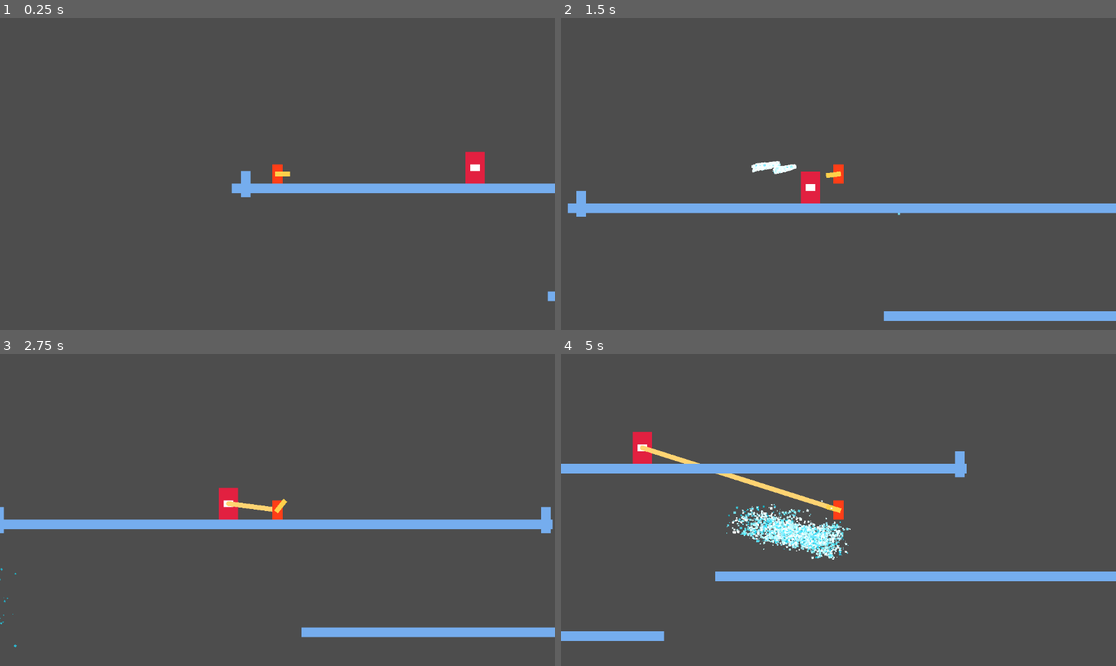
Above: before the commit, frames 1-4 (two rows, left to right).
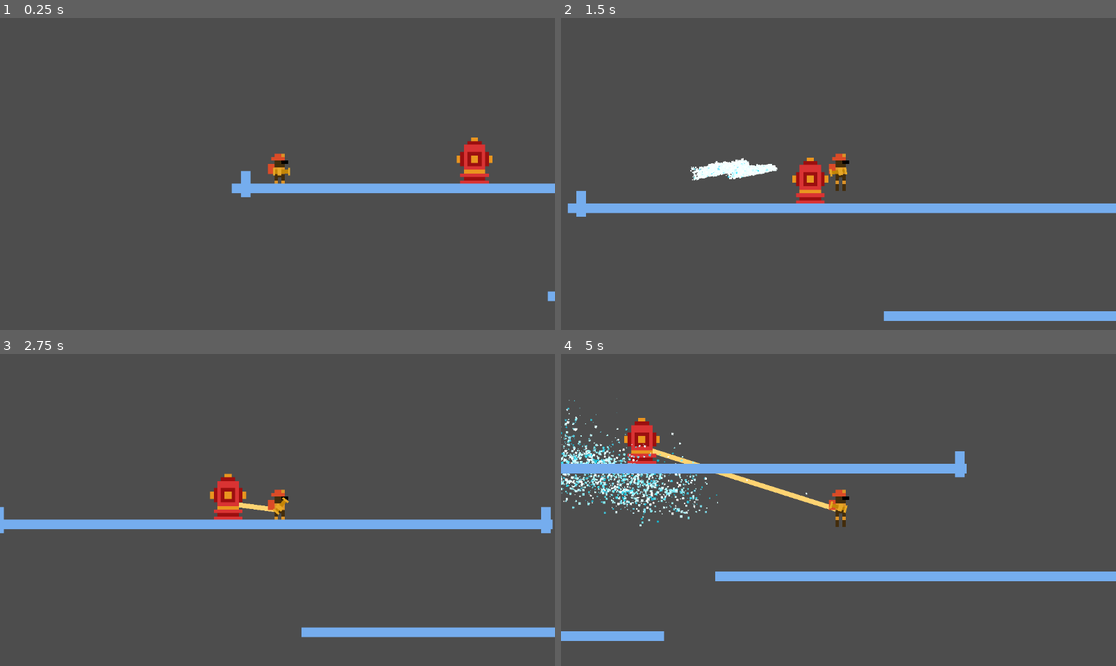
Above: after the commit, the same moments.

Repository: Samanagos/firefighting-game
Game: Godot game, scene res://scenes/Main.tscn
The game is run twice, just before and just after one commit, with the same random seed, the same clock (stepped at 60 frames per second) and the same inputs.
Inputs (mouse positions are in pixels of both pictures, inside the frame that each line leads up to):
- Up to frame 1 (0.25 s): no input
- Up to frame 2 (1.5 s): tap Enter at 0.5 s; move the mouse to (960, 158) at 0.52 s; hold D (move_right) 0.53-1.28 s; tap E (interact) at 0.6 s; tap Space (move_jump) at 0.77 s; move the mouse to (727, 189) at 1.27 s; hold A (move_left) from 1.28 s (still down); click (727, 189) at 1.35 s
- Up to frame 3 (2.75 s): tap Space (move_jump) at 1.52 s; move the mouse to (333, 441) at 2.02 s; release A (move_left) at 2.03 s; hold D (move_right) from 2.03 s (still down); tap E (interact) at 2.1 s
- Up to frame 4 (5 s): move the mouse to (810, 572) at 2.77 s; click (810, 572) at 2.85 s; tap Space (move_jump) at 3.02, 3.77, 4.52 s; move the mouse to (1005, 556) at 3.52 s; release D (move_right) at 3.53 s; hold A (move_left) from 3.53 s (still down); tap E (interact) at 3.6 s; move the mouse to (672, 463) at 4.27 s; click (672, 463) at 4.35 s

The runs differ from the first frame. In frame 1, 0.8% of the frame differs, in the area x 48-89%, y 38-54%; in frame 2, 1.5%; in frame 3, 0.8%; in frame 4, 4.3%, in the area x 0-53%, y 14-66%.

Commit message:
Added sprites

Diff:
--- a/project.godot
+++ b/project.godot
@@ -75,5 +75,6 @@
 
 [rendering]
 
+textures/canvas_textures/default_texture_filter=0
 renderer/rendering_method="gl_compatibility"
 renderer/rendering_method.mobile="gl_compatibility"
--- a/scenes/Main.tscn
+++ b/scenes/Main.tscn
@@ -1,7 +1,8 @@
-[gd_scene load_steps=4 format=3 uid="uid://b5mtvc6m481b2"]
+[gd_scene load_steps=5 format=3 uid="uid://b5mtvc6m481b2"]
 
 [ext_resource type="PackedScene" uid="uid://7segohc0sfkl" path="res://scenes/player.tscn" id="1_7s12c"]
 [ext_resource type="PackedScene" uid="uid://bwt5qex4ltk7a" path="res://scenes/platform.tscn" id="2_xnqmj"]
+[ext_resource type="Texture2D" uid="uid://4pf6ul4e1egh" path="res://sprites/Hydrant.png" id="2_y2nw0"]
 [ext_resource type="PackedScene" uid="uid://dwu6vg68y73ro" path="res://scenes/firehydrant.tscn" id="3_icb62"]
 
 [node name="Node2D" type="Node2D"]
@@ -10,6 +11,11 @@
 [node name="FireHydrant" parent="." node_paths=PackedStringArray("player") instance=ExtResource("3_icb62")]
 position = Vector2(476, -34)
 player = NodePath("../Player")
+
+[node name="Sprite2D" type="Sprite2D" parent="FireHydrant"]
+position = Vector2(-0.999996, -10)
+scale = Vector2(7.4375, 7.4375)
+texture = ExtResource("2_y2nw0")
 
 [node name="Player" parent="." instance=ExtResource("1_7s12c")]
 position = Vector2(66, -48)
--- a/scenes/player.tscn
+++ b/scenes/player.tscn
@@ -1,14 +1,16 @@
-[gd_scene load_steps=10 format=3 uid="uid://7segohc0sfkl"]
+[gd_scene load_steps=12 format=3 uid="uid://7segohc0sfkl"]
 
 [ext_resource type="Script" path="res://scripts/player.gd" id="1_isvvp"]
 [ext_resource type="Script" path="res://scripts/HoseNozzle.gd" id="2_8bjvu"]
+[ext_resource type="Texture2D" uid="uid://bu7fuebmfayef" path="res://sprites/Nozzle.png" id="2_61k7d"]
+[ext_resource type="Texture2D" uid="uid://c0buywxoliyid" path="res://sprites/FireFighter1.png" id="2_el238"]
 [ext_resource type="Script" path="res://scripts/WaterParticles.gd" id="3_v67gs"]
 
 [sub_resource type="RectangleShape2D" id="RectangleShape2D_k0v1r"]
 size = Vector2(22, 40)
 
 [sub_resource type="RectangleShape2D" id="RectangleShape2D_ldrmh"]
-size = Vector2(24, 42)
+size = Vector2(33, 75)
 
 [sub_resource type="CanvasItemMaterial" id="CanvasItemMaterial_5cuhi"]
 particles_animation = true
@@ -54,41 +56,31 @@
 script = ExtResource("1_isvvp")
 jump_power = 350.0
 
-[node name="ColorRect" type="ColorRect" parent="."]
-anchors_preset = 8
-anchor_left = 0.5
-anchor_top = 0.5
-anchor_right = 0.5
-anchor_bottom = 0.5
-offset_left = -11.0
-offset_top = -20.0
-offset_right = 11.0
-offset_bottom = 20.0
-grow_horizontal = 2
-grow_vertical = 2
-color = Color(1, 0.243137, 0.0901961, 1)
-
 [node name="CollisionShape2D" type="CollisionShape2D" parent="."]
 shape = SubResource("RectangleShape2D_k0v1r")
 
 [node name="BodyCol" type="Area2D" parent="."]
 collision_mask = 0
 
+[node name="firefightersprite" type="Sprite2D" parent="BodyCol"]
+position = Vector2(8, 3.8147e-06)
+scale = Vector2(7, 7)
+texture = ExtResource("2_el238")
+
 [node name="Detector" type="CollisionShape2D" parent="BodyCol"]
+position = Vector2(3.5, -5.5)
 shape = SubResource("RectangleShape2D_ldrmh")
 
-[node name="HoseNozzle" type="ColorRect" parent="."]
-offset_left = -5.0
-offset_top = -5.0
-offset_right = 26.0
-offset_bottom = 5.0
-pivot_offset = Vector2(5, 5)
-color = Color(1, 0.815686, 0.290196, 1)
+[node name="HoseNozzle" type="Sprite2D" parent="."]
+position = Vector2(4, -5)
+scale = Vector2(4.40039, 3.80574)
+texture = ExtResource("2_61k7d")
 script = ExtResource("2_8bjvu")
 
 [node name="WaterParticles" type="GPUParticles2D" parent="HoseNozzle"]
 material = SubResource("CanvasItemMaterial_5cuhi")
-position = Vector2(29, 5)
+position = Vector2(5.06931, 1.49012e-07)
+scale = Vector2(0.5, 0.5)
 amount = 100000
 amount_ratio = 0.0
 process_material = SubResource("ParticleProcessMaterial_lp7ip")
@@ -98,9 +90,9 @@
 script = ExtResource("3_v67gs")
 
 [node name="GroundLeft" type="RayCast2D" parent="."]
-position = Vector2(-11, 0)
-target_position = Vector2(0, 21)
+position = Vector2(-8, 0)
+target_position = Vector2(0, 36)
 
 [node name="GroundRight" type="RayCast2D" parent="."]
-position = Vector2(11, 0)
-target_position = Vector2(0, 21)
+position = Vector2(16, 0)
+target_position = Vector2(0, 36)
--- a/scripts/HoseNozzle.gd
+++ b/scripts/HoseNozzle.gd
@@ -1,4 +1,4 @@
-extends ColorRect
+extends Sprite2D
 
 func hose_pointing(dir:Vector2):
 	var hose_angle = atan2(dir.y, dir.x)
Binary file added: sprites/Barrometer.png
Not shown, added: sprites/Barrometer.png.import
Binary file added: sprites/FireFIghter.png
Not shown, added: sprites/FireFIghter.png.import
Binary file added: sprites/FireFighter1.png
Not shown, added: sprites/FireFighter1.png.import
Binary file added: sprites/Hydrant.png
Not shown, added: sprites/Hydrant.png.import
Binary file added: sprites/Nozzle.png
Not shown, added: sprites/Nozzle.png.import
Binary file added: sprites/RockTile.png
Not shown, added: sprites/RockTile.png.import
(and 2 more such lines)
